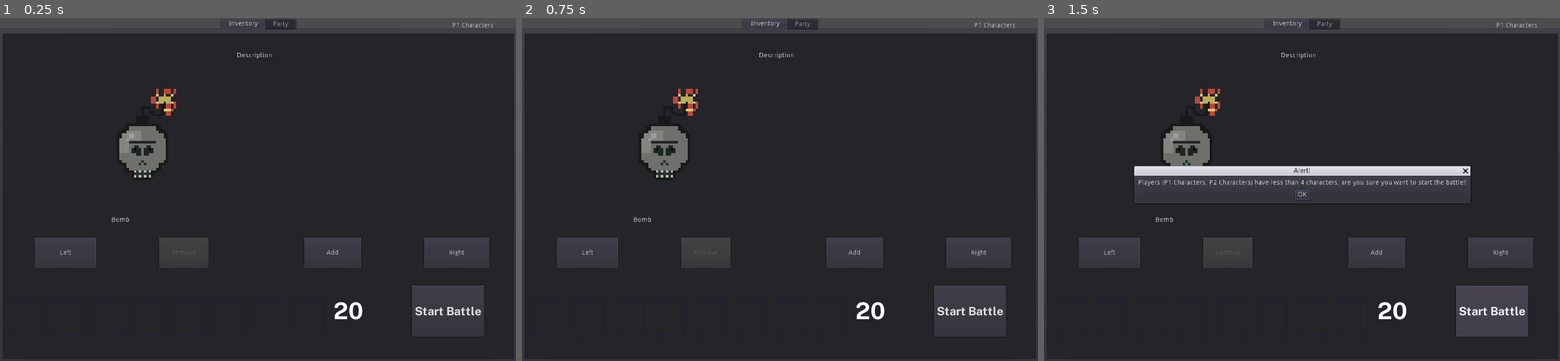
Above: before the commit, frames 1-3 (left to right).
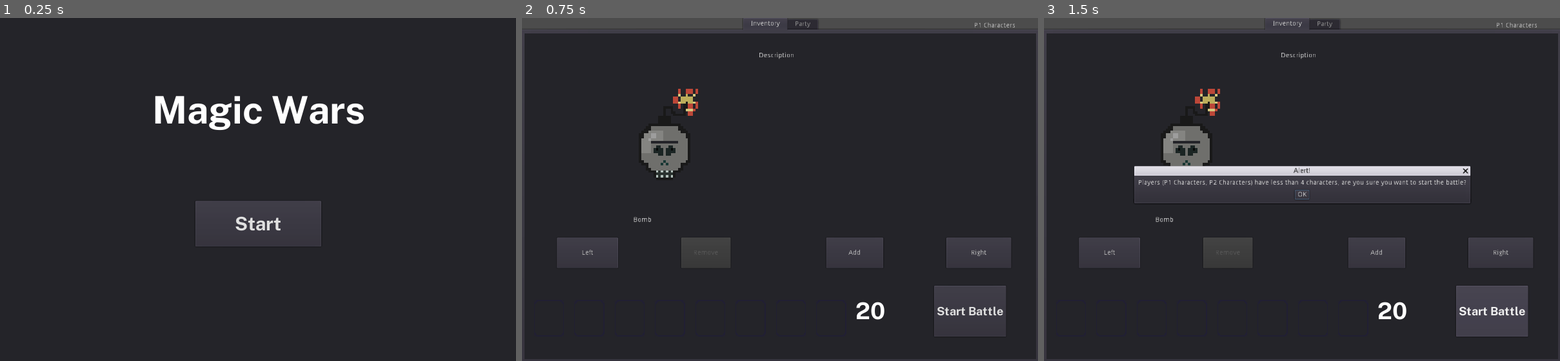
Above: after the commit, the same moments.

Repository: SiTOTG/Magic-Wars
Game: Godot game, scene res://World/MainMenu/MainMenu.tscn
Two runs of this game, one before a commit and one after it. Both use one fixed random seed, a clock stepped at 60 frames per second and the inputs below. Before the commit the project starts from res://World/Battle/PreBattle.tscn. The engine's default icon, where the game draws it, is replaced by a stand-in: a white triangle on a blue panel in a dark square.
Inputs (mouse positions are in pixels of both pictures, inside the frame that each line leads up to):
- Up to frame 1 (0.25 s): no input
- Up to frame 2 (0.75 s): click (780, 223) at 0.5 s, where only the run after the commit has a clickable "Start"
- Up to frame 3 (1.5 s): click "Start Battle" at 1.25 s

The runs differ from the first frame. In frame 1, 13% of the frame differs, in the area x 0-100%, y 0-93%; in frame 2, nothing differs; in frame 3, nothing differs.

Commit message:
Add main menu

Diff:
--- a/World/Battle/Battle.gd
+++ b/World/Battle/Battle.gd
@@ -52,6 +52,7 @@
 
 func _check_gameover_condition():
 	yield(get_tree(),"idle_frame")
+	# await get_tree().idle_frame
 	if game_over:
 		return
 	var size = get_tree().get_nodes_in_group("P1 Characters").size()
@@ -72,6 +73,6 @@
 	if size == 0:
 		print("P1 Wins!!!")
 		var timer = get_tree().create_timer(3)
-		timer.connect("timeout", get_tree(), "reload_current_scene")
+		timer.connect("timeout", get_tree(), "change_scene", ["res://World/MainMenu/MainMenu.tscn"])
 		game_over = true
 		return
--- /dev/null
+++ b/World/MainMenu/MainMenu.gd
@@ -0,0 +1,6 @@
+extends Control
+
+
+
+func _on_Button_pressed():
+	get_tree().change_scene("res://World/Battle/PreBattle.tscn")
--- /dev/null
+++ b/World/MainMenu/MainMenu.tscn
@@ -0,0 +1,47 @@
+[gd_scene load_steps=5 format=2]
+
+[ext_resource path="res://Assets/font/PublicSans-Bold.ttf" type="DynamicFontData" id=1]
+[ext_resource path="res://World/MainMenu/MainMenu.gd" type="Script" id=2]
+
+[sub_resource type="DynamicFont" id=1]
+size = 80
+font_data = ExtResource( 1 )
+
+[sub_resource type="DynamicFont" id=2]
+size = 40
+font_data = ExtResource( 1 )
+
+[node name="MainMenu" type="Control"]
+anchor_right = 1.0
+anchor_bottom = 1.0
+script = ExtResource( 2 )
+
+[node name="Panel" type="Panel" parent="."]
+anchor_right = 1.0
+anchor_bottom = 1.0
+
+[node name="Label" type="Label" parent="."]
+anchor_left = 0.5
+anchor_right = 0.5
+margin_left = -292.0
+margin_top = 80.0
+margin_right = 292.0
+margin_bottom = 306.0
+custom_fonts/font = SubResource( 1 )
+text = "Magic Wars"
+align = 1
+valign = 1
+
+[node name="Button" type="Button" parent="."]
+anchor_left = 0.5
+anchor_top = 0.5
+anchor_right = 0.5
+anchor_bottom = 0.5
+margin_left = -132.0
+margin_top = 24.0
+margin_right = 132.0
+margin_bottom = 120.0
+custom_fonts/font = SubResource( 2 )
+text = "Start"
+
+[connection signal="pressed" from="Button" to="." method="_on_Button_pressed"]
--- a/project.godot
+++ b/project.godot
@@ -159,7 +159,7 @@
 [application]
 
 config/name="Magic Wars"
-run/main_scene="res://World/Battle/PreBattle.tscn"
+run/main_scene="res://World/MainMenu/MainMenu.tscn"
 config/icon="res://icon.png"
 
 [autoload]
